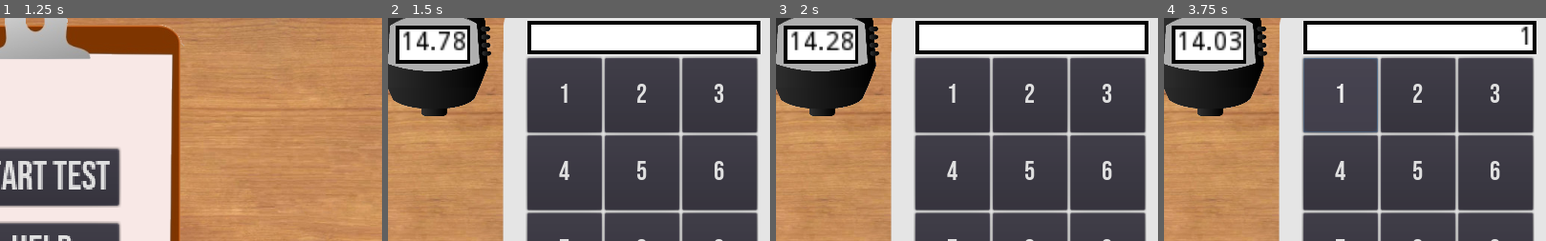
Above: before the commit, frames 1-4 (left to right).
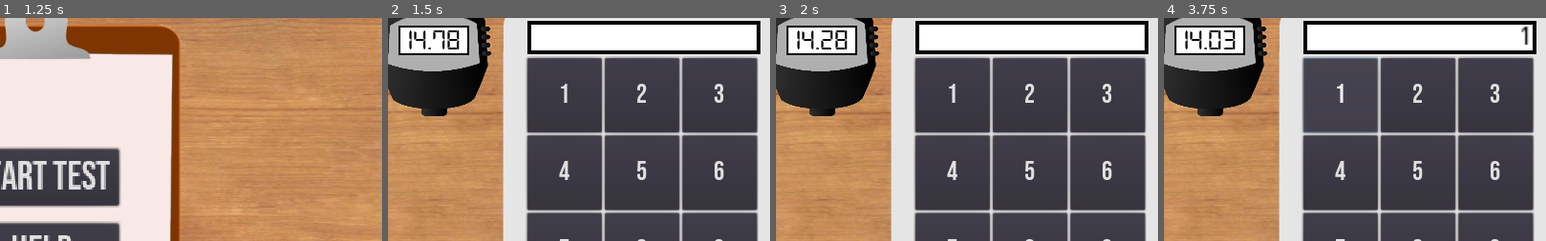
Above: after the commit, the same moments.

Repository: MichalKrzyzanowski/HH-Main
Game: Godot game, scene res://MainMenu/Scenes/MainMenuScene.tscn
Two runs of this game, one before a commit and one after it. Both use one fixed random seed, a clock stepped at 60 frames per second and the inputs below.
Inputs:
- Up to frame 1 (1.25 s): click "Color Blind Test" at 0.5 s
- Up to frame 2 (1.5 s): click "Start Test" at 1.25 s
- Up to frame 3 (2 s): no input
- Up to frame 4 (3.75 s): click "Enter" at 2 s; click "Enter" at 2.75 s; click "1" at 3.5 s
The pictures show only the part of the screen within x 45-95%, y 7-57%; the shares and areas given below are measured in that part.

Frame 1 is identical in both runs. In frame 2, 2.1% of the frame differs, in the area x 2-22%, y 3-21%; in frame 3, 2.1%; in frame 4, 2.2%.

Commit message:
Changed fonts for final verdict and timer labels

Diff:
--- a/ColorBlindTest/Scenes/ColorBlind.tscn
+++ b/ColorBlindTest/Scenes/ColorBlind.tscn
@@ -15,6 +15,20 @@
 [ext_resource path="res://ColorBlindTest/Sprites/Stopwatch.png" type="Texture" id=13]
 [ext_resource path="res://ColorBlindTest/Sprites/Tutorial.png" type="Texture" id=14]
 
+[sub_resource type="DynamicFontData" id=1]
+font_path = "res://ColorBlindTest/Fonts/digital-7.ttf"
+
+[sub_resource type="DynamicFont" id=2]
+size = 40
+font_data = SubResource( 1 )
+
+[sub_resource type="DynamicFontData" id=5]
+font_path = "res://ColorBlindTest/Fonts/TheOwl.otf"
+
+[sub_resource type="DynamicFont" id=4]
+size = 35
+font_data = SubResource( 5 )
+
 [node name="Root" type="Node2D"]
 script = ExtResource( 3 )
 
@@ -160,13 +174,13 @@
 texture = ExtResource( 13 )
 
 [node name="Timer" type="Label" parent="Gameplay"]
-margin_left = 504.0
+margin_left = 478.0
 margin_top = 53.0
-margin_right = 544.0
-margin_bottom = 73.0
-rect_scale = Vector2( 2.5, 2.5 )
-rect_pivot_offset = Vector2( 20, 0 )
-theme = ExtResource( 2 )
+margin_right = 572.0
+margin_bottom = 92.0
+rect_pivot_offset = Vector2( 47, 0 )
+theme = ExtResource( 2 )
+custom_fonts/font = SubResource( 2 )
 text = "10.57"
 align = 1
 
@@ -189,12 +203,13 @@
 texture = ExtResource( 11 )
 
 [node name="DisplayedVerdict" type="Label" parent="EndUI"]
-margin_left = 448.0
-margin_top = 402.0
-margin_right = 526.0
-margin_bottom = 420.0
-rect_scale = Vector2( 2, 2 )
+margin_left = 440.0
+margin_top = 392.0
+margin_right = 613.0
+margin_bottom = 440.0
+custom_fonts/font = SubResource( 4 )
 text = "Verdict: 0/6"
+align = 1
 
 [node name="RestartButton" type="Button" parent="EndUI"]
 margin_left = 472.0
Binary file added: ColorBlindTest/Fonts/digital-7.ttf
Not shown: 1 places in ColorBlindTest/Scenes/ColorBlind.tscn that only renumber resources
